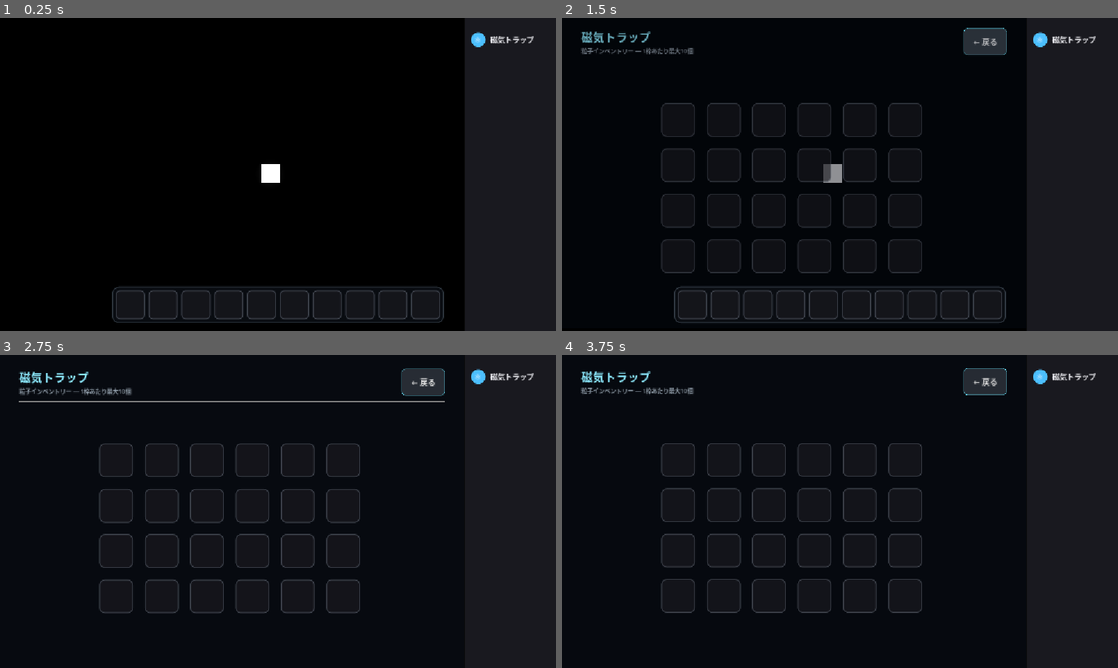
Above: before the commit, frames 1-4 (two rows, left to right).
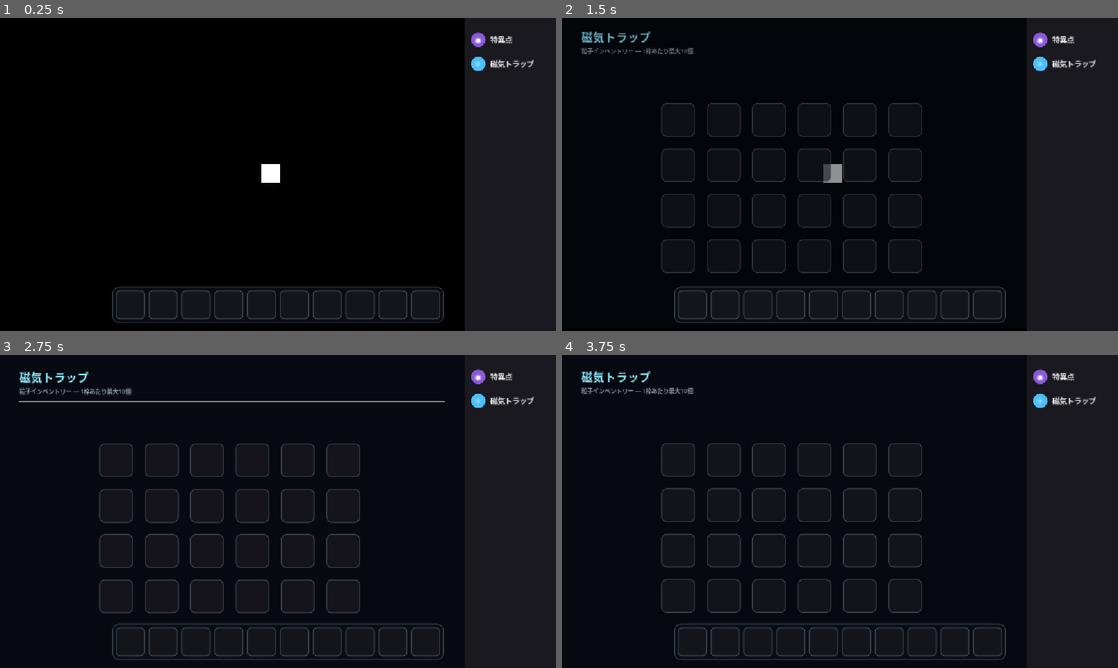
Above: after the commit, the same moments.

Repository: inari080/InariRevolution
Game: Godot game, scene res://main.tscn
Two runs of this game, one before a commit and one after it. Both use one fixed random seed, a clock stepped at 60 frames per second and the inputs below.
Inputs (mouse positions are in pixels of both pictures, inside the frame that each line leads up to; where the layout moved, square brackets give the same spot in the first picture):
- Up to frame 1 (0.25 s): no input
- Up to frame 2 (1.5 s): click (1073, 64) [1073, 39] at 0.5 s; click (1073, 64) [984, 46] at 1.25 s
- Up to frame 3 (2.75 s): click (511, 401) [511, 376] at 2 s
- Up to frame 4 (3.75 s): click (1073, 401) [984, 383] at 2.75 s; click (1073, 401) [1073, 376] at 3.5 s

The runs differ from the first frame. In frame 1, 0.4% of the frame differs, in the area x 84-96%, y 4-17%; in frame 2, 1.1%; in frame 3, 2.3%; in frame 4, 2.4%, in the area x 20-96%, y 4-98%.

Commit message:
トラップ画面を開いてもインベントリーバーは隠さなくなりました（キューブと浮遊中の粒子だけ隠れます） パネル内の「← 戻る」ボタンを削除 サイドバーの一番上に「特異点」ボタンを追加（紫の丸アイコン）。押すと磁気トラップ画面が開いていれば閉じて黒い空間に戻ります

Diff:
--- a/magnetic_trap_ui.gd
+++ b/magnetic_trap_ui.gd
@@ -43,8 +43,7 @@
 var reserved_column: Panel
 var sidebar_bg: Panel
 var trap_row_button: Button
-var trap_row_style_normal: StyleBoxFlat
-var trap_row_style_selected: StyleBoxFlat
+var singularity_row_button: Button
 
 var panel: Panel
 var trap_slots: Array = []
@@ -209,8 +208,8 @@
 
 	# タブの行を積むコンテナ（帯の上部に配置。下は今後タブが増えるまで空のまま）
 	sidebar_bg = Panel.new()
-	sidebar_bg.custom_minimum_size = Vector2(SIDEBAR_WIDTH, ROW_HEIGHT)
-	sidebar_bg.size = Vector2(SIDEBAR_WIDTH, ROW_HEIGHT)
+	sidebar_bg.custom_minimum_size = Vector2(SIDEBAR_WIDTH, ROW_HEIGHT * 2)
+	sidebar_bg.size = Vector2(SIDEBAR_WIDTH, ROW_HEIGHT * 2)
 	sidebar_bg.mouse_filter = Control.MOUSE_FILTER_STOP
 
 	var bg_style := StyleBoxFlat.new()
@@ -222,12 +221,17 @@
 	rows_vbox.add_theme_constant_override("separation", 0)
 	sidebar_bg.add_child(rows_vbox)
 
+	# ★【追加】一番上：黒い空間（遊び場）に戻るボタン
+	singularity_row_button = _add_sidebar_row(rows_vbox, "特異点", "◉", Color(0.55, 0.35, 0.85))
+	singularity_row_button.pressed.connect(_on_singularity_pressed)
+
 	trap_row_button = _add_sidebar_row(rows_vbox, "磁気トラップ", "⚛", Color(0.3, 0.75, 1.0))
 	trap_row_button.pressed.connect(_on_tab_pressed)
 
 	add_child(sidebar_bg)
 
 # サイドバーに1行追加する（アイコン丸バッジ＋テキスト）。押せるButtonを返す。
+# ★スタイル(通常時/選択時)はボタン自身にメタデータとして保持する（複数行あっても混ざらないように）
 func _add_sidebar_row(parent: VBoxContainer, label_text: String, icon_text: String, icon_color: Color) -> Button:
 	var row := Button.new()
 	row.custom_minimum_size = Vector2(SIDEBAR_WIDTH, ROW_HEIGHT)
@@ -251,8 +255,9 @@
 	row.add_theme_stylebox_override("pressed", style_hover)
 	row.add_theme_stylebox_override("focus", style_normal)
 
-	trap_row_style_normal = style_normal
-	trap_row_style_selected = style_selected
+	# ★このボタン専用のスタイルとして保持（他の行と混ざらないようにmetaに乗せる）
+	row.set_meta("style_normal", style_normal)
+	row.set_meta("style_selected", style_selected)
 
 	var hbox := HBoxContainer.new()
 	hbox.mouse_filter = Control.MOUSE_FILTER_IGNORE
@@ -350,29 +355,6 @@
 
 	header.add_child(title_box)
 
-	var back_button := Button.new()
-	back_button.text = "← 戻る"
-	back_button.custom_minimum_size = Vector2(90, 36)
-	back_button.focus_mode = Control.FOCUS_NONE
-
-	var back_style := StyleBoxFlat.new()
-	back_style.bg_color = Color(0.16, 0.18, 0.21, 1.0)
-	back_style.border_color = Color(0.4, 0.9, 1.0, 0.6)
-	back_style.set_border_width_all(1)
-	back_style.corner_radius_top_left = 8
-	back_style.corner_radius_top_right = 8
-	back_style.corner_radius_bottom_left = 8
-	back_style.corner_radius_bottom_right = 8
-	back_button.add_theme_stylebox_override("normal", back_style)
-
-	var back_style_hover := back_style.duplicate()
-	back_style_hover.bg_color = Color(0.22, 0.25, 0.29, 1.0)
-	back_button.add_theme_stylebox_override("hover", back_style_hover)
-	back_button.add_theme_stylebox_override("pressed", back_style_hover)
-
-	back_button.pressed.connect(_on_tab_pressed)
-	header.add_child(back_button)
-
 	vbox.add_child(header)
 	vbox.add_child(HSeparator.new())
 
@@ -440,42 +422,57 @@
 
 # --------------------------------------------------------------
 # 開閉トグル（画面切り替え）
-# 開く: 黒い遊び場・キューブ・浮遊中の粒子・下のインベントリーバーを隠す
+# 開く: キューブ・浮遊中の粒子を隠す（インベントリーバーはそのまま表示し続ける）
 # 閉じる: すべて元に戻す
 # --------------------------------------------------------------
 func _on_tab_pressed() -> void:
-	is_open = not is_open
+	if is_open:
+		_close_trap_screen()
+	else:
+		_open_trap_screen()
+
+# ★【追加】サイドバー最上段の「特異点」ボタン：黒い空間（遊び場）に戻る専用
+func _on_singularity_pressed() -> void:
+	if is_open:
+		_close_trap_screen()
+
+func _open_trap_screen() -> void:
+	is_open = true
 
 	if trap_row_button:
-		trap_row_button.add_theme_stylebox_override(
-			"normal",
-			trap_row_style_selected if is_open else trap_row_style_normal
-		)
-
-	panel.mouse_filter = Control.MOUSE_FILTER_STOP if is_open else Control.MOUSE_FILTER_IGNORE
-
-	# ★【追加】画面切り替えなので、裏側（遊び場）を隠す/戻す
-	if is_open:
-		get_tree().call_group("cubes", "hide")
-		get_tree().call_group("inventory_bar", "hide")
-		var field = get_tree().get_first_node_in_group("game_field")
-		if field and field.has_method("set_particles_visible"):
-			field.set_particles_visible(false)
-	else:
-		get_tree().call_group("cubes", "show")
-		get_tree().call_group("inventory_bar", "show")
-		var field2 = get_tree().get_first_node_in_group("game_field")
-		if field2 and field2.has_method("set_particles_visible"):
-			field2.set_particles_visible(true)
+		trap_row_button.add_theme_stylebox_override("normal", trap_row_button.get_meta("style_selected"))
+
+	panel.mouse_filter = Control.MOUSE_FILTER_STOP
+
+	# キューブと浮遊中の粒子を隠す（インベントリーバーは常に表示したままにする）
+	get_tree().call_group("cubes", "hide")
+	var field = get_tree().get_first_node_in_group("game_field")
+	if field and field.has_method("set_particles_visible"):
+		field.set_particles_visible(false)
 
 	var tween := create_tween()
 	tween.set_parallel(true)
 	tween.set_trans(Tween.TRANS_CUBIC)
-	tween.set_ease(Tween.EASE_OUT if is_open else Tween.EASE_IN)
-
-	if is_open:
-		tween.tween_property(panel, "position:y", 0.0, ANIM_DURATION)
-		tween.tween_property(panel, "modulate:a", 1.0, ANIM_DURATION)
-	else:
-		tween.tween_property(panel, "position:y", CLOSED_Y_OFFSET, ANIM_DURATION)
-		tween.tween_property(panel, "modulate:a", 0.0, ANIM_DURATION)
+	tween.set_ease(Tween.EASE_OUT)
+	tween.tween_property(panel, "position:y", 0.0, ANIM_DURATION)
+	tween.tween_property(panel, "modulate:a", 1.0, ANIM_DURATION)
+
+func _close_trap_screen() -> void:
+	is_open = false
+
+	if trap_row_button:
+		trap_row_button.add_theme_stylebox_override("normal", trap_row_button.get_meta("style_normal"))
+
+	panel.mouse_filter = Control.MOUSE_FILTER_IGNORE
+
+	get_tree().call_group("cubes", "show")
+	var field = get_tree().get_first_node_in_group("game_field")
+	if field and field.has_method("set_particles_visible"):
+		field.set_particles_visible(true)
+
+	var tween := create_tween()
+	tween.set_parallel(true)
+	tween.set_trans(Tween.TRANS_CUBIC)
+	tween.set_ease(Tween.EASE_IN)
+	tween.tween_property(panel, "position:y", CLOSED_Y_OFFSET, ANIM_DURATION)
+	tween.tween_property(panel, "modulate:a", 0.0, ANIM_DURATION)
